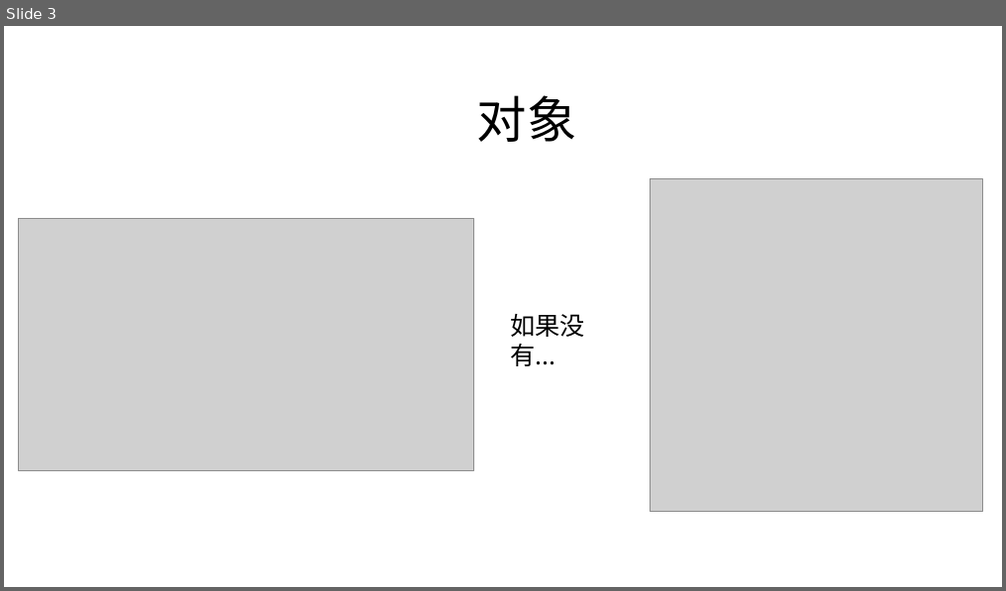
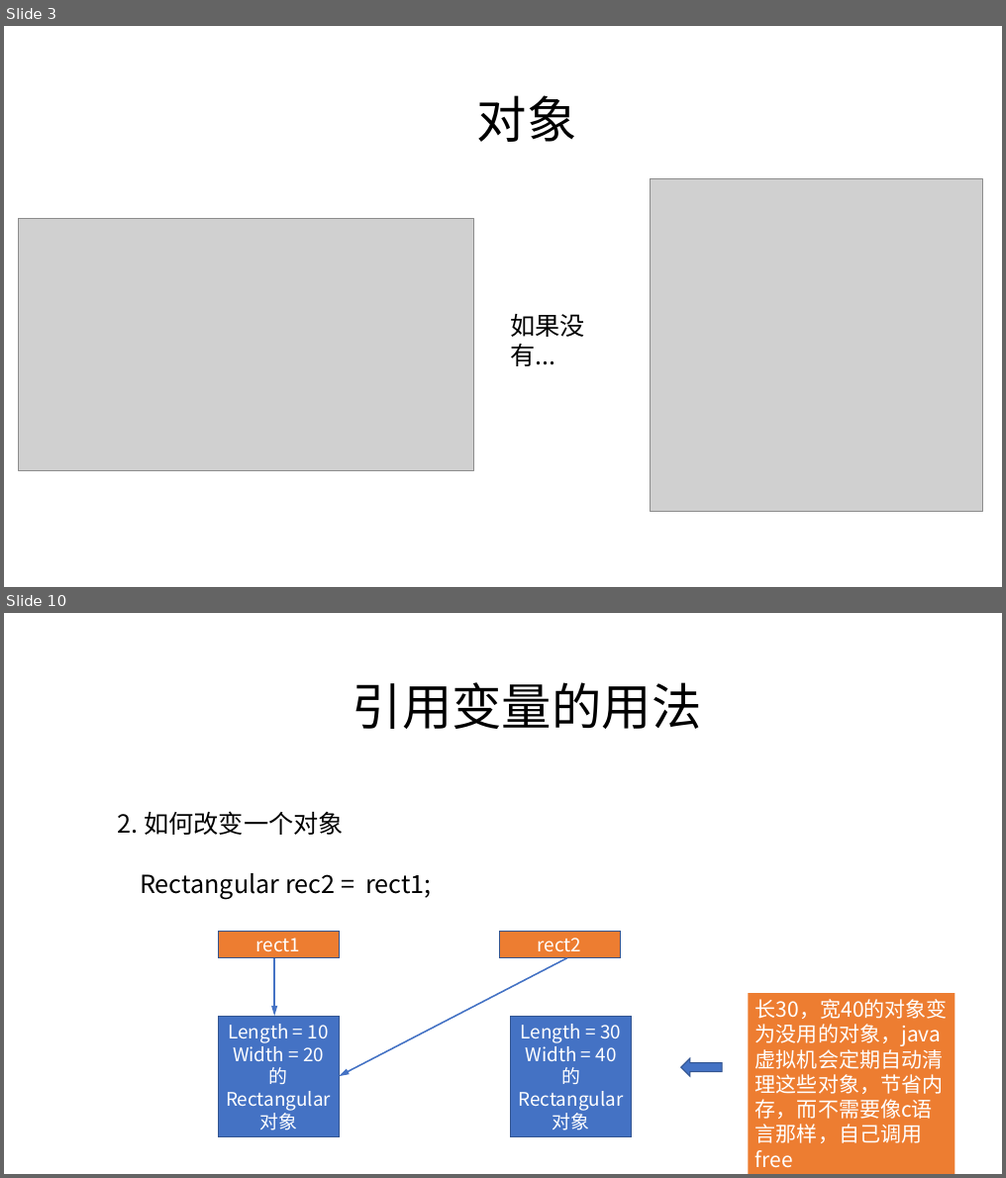
Before and after one commit to zjyesir/hmc_java_1, a slide deck: ppt/9. 对象和类.pptx. Shown one above the other, each under a label of ours: slide 3 before the commit, slides 3 and 10 after it; the slides between them are not shown. The pictures are 1006x591 and 1006x1178 pixels, drawn with LibreOffice and Linux fonts; fonts in the diff are those of the drawing; grey boxes stand for pictures; background and template pictures are left out. Boxes give left, top, right and bottom in pixels: in the first picture for what was removed or moved away, otherwise in the second. Text is boxed around its words. In the diff, an @@ line names an element or a change of style, - is before the commit and + after.

Commit message:
对象和类 ppt做完

```diff
--- a/ppt/9. 对象和类.pptx
+++ b/ppt/9. 对象和类.pptx
@@ slide 10 added at bbox=[4, 613, 1002, 1174], background picture (left out) @@
@@ text added at bbox=[352, 682, 702, 729], 48 pt, text #000000 @@
+引用变量的用法
@@ text added at bbox=[118, 811, 432, 900], 24 pt, text #000000 @@
+2. 如何改变一个对象
+Rectangular rec2 = rect1;
@@ rectangle added at bbox=[218, 931, 339, 959], fill #ED7D31, outline #325491 1 pt, 18 pt, text #FFFFFF @@
+rect1
@@ rectangle added at bbox=[500, 931, 620, 959], fill #ED7D31, outline #325491 1 pt, 18 pt, text #FFFFFF @@
+rect2
@@ arrow added from (274, 959) to (274, 1017), #4472C4 1.5 pt @@
@@ arrow added from (567, 959) to (339, 1076), #4472C4 1.5 pt @@
@@ rectangle added at bbox=[748, 993, 954, 1174], fill #ED7D31, 20 pt, text #FFFFFF @@
+长30，宽40的对象变为没用的对象，java虚拟机会定期自动清理这些对象，节省内存，而不需要像c语言那样，自己调用free
@@ rectangle added at bbox=[218, 1017, 339, 1137], fill #4472C4, outline #325491 1 pt, 18 pt, text #FFFFFF @@
+Length = 10
+Width = 20
+的Rectangular
+对象
@@ rectangle added at bbox=[511, 1017, 632, 1137], fill #4472C4, outline #325491 1 pt, 18 pt, text #FFFFFF @@
+Length = 30
+Width = 40
+的Rectangular
+对象
@@ left arrow added at bbox=[681, 1059, 723, 1076], fill #4472C4, outline #325491 1 pt @@
```
Also in this commit, not shown: 3 slides changed, 18 other slides added, 10 slides removed, 3 other files.
